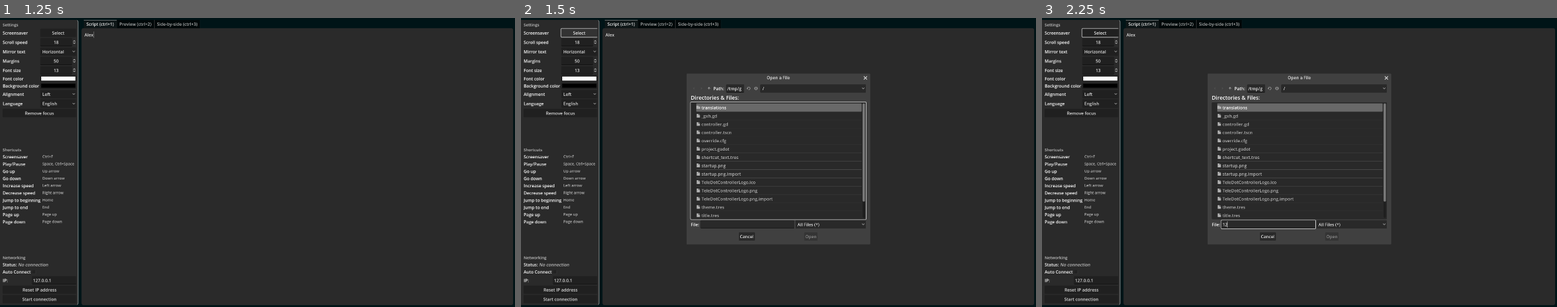
Above: before the commit, frames 1-3 (left to right).
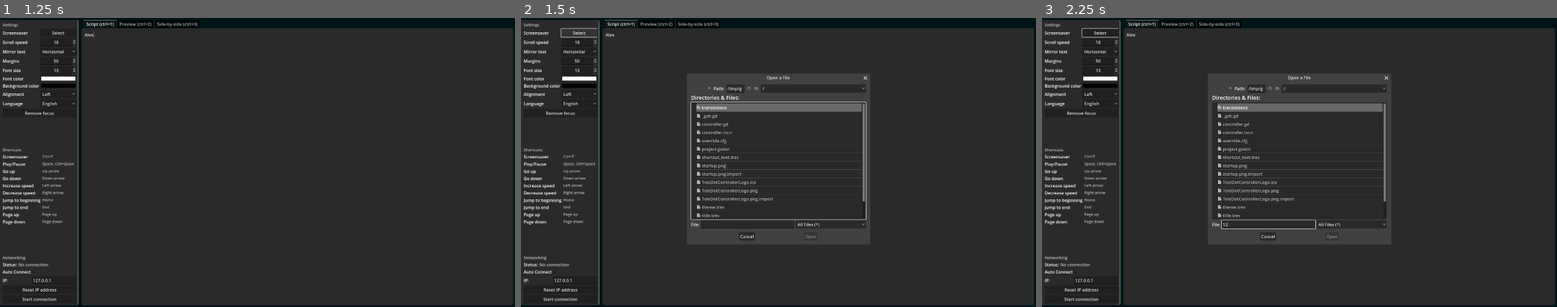
Above: after the commit, the same moments.

Repository: VoylinsGamedevJourney/teledot
Game: Godot game, scene res://controller.tscn
Same seed, same stepped clock (60 frames per second), same inputs: the game is played once before the commit and once after it.
Inputs (mouse positions are in pixels of both pictures, inside the frame that each line leads up to):
- Up to frame 1 (1.25 s): click (298, 165) at 0.52 s; type "Alex" at 0.6 s
- Up to frame 2 (1.5 s): click "Select" at 1.25 s
- Up to frame 3 (2.25 s): click (1268, 223) at 2.02 s; type "12" at 2.1 s

Frame 1 is identical in both runs. In frame 2, 0.8% of the frame differs, in the area x 32-49%, y 23-77%; in frame 3, 0.7%.

Commit message:
Version 1.7.1 Screen saver fix

Diff:
--- a/src_controller/controller.tscn
+++ b/src_controller/controller.tscn
@@ -22,12 +22,10 @@
 [sub_resource type="StyleBoxFlat" id="StyleBoxFlat_v3pw2"]
 bg_color = Color(0.294118, 0.294118, 0.294118, 1)
 
-[sub_resource type="Gradient" id="Gradient_m5bjm"]
-offsets = PackedFloat32Array(0)
-colors = PackedColorArray(0, 0, 0, 1)
-
-[sub_resource type="GradientTexture1D" id="GradientTexture1D_d0ttv"]
-gradient = SubResource("Gradient_m5bjm")
+[sub_resource type="Gradient" id="Gradient_hdcrr"]
+
+[sub_resource type="GradientTexture2D" id="GradientTexture2D_gy55t"]
+gradient = SubResource("Gradient_hdcrr")
 
 [node name="Controller" type="ColorRect"]
 anchors_preset = 15
@@ -38,7 +36,6 @@
 theme = ExtResource("1_2beuo")
 color = Color(0, 0.0784314, 0.0901961, 1)
 script = ExtResource("1_51ox2")
-metadata/_edit_vertical_guides_ = [841.0]
 
 [node name="MarginContainer" type="MarginContainer" parent="."]
 layout_mode = 1
@@ -476,7 +473,6 @@
 fit_content = true
 
 [node name="Screensaver" type="Button" parent="."]
-visible = false
 layout_mode = 1
 anchors_preset = 15
 anchor_right = 1.0
@@ -491,9 +487,12 @@
 anchor_bottom = 1.0
 grow_horizontal = 2
 grow_vertical = 2
-texture = SubResource("GradientTexture1D_d0ttv")
+texture = SubResource("GradientTexture2D_gy55t")
+expand_mode = 1
+stretch_mode = 6
 
 [node name="FileDialog" type="FileDialog" parent="Screensaver/ScreensaverTexture"]
+size = Vector2i(392, 162)
 
 [connection signal="meta_clicked" from="MarginContainer/MainHSplit/LeftPanel/ScrollContainer/VBox/UpdateAvailableLabel" to="." method="_on_update_available_label_meta_clicked"]
 [connection signal="pressed" from="MarginContainer/MainHSplit/LeftPanel/ScrollContainer/VBox/SettingsGrid/ScreenSaverButton" to="." method="_on_screen_saver_button_pressed"]
--- a/src_controller/version.json
+++ b/src_controller/version.json
@@ -2,12 +2,12 @@
 	"latest_stable": {
 		"major": 1,
 		"minor": 7,
-		"patch": 0
+		"patch": 1
 	},
 	"current": {
 		"major": 1,
 		"minor": 7,
-		"patch": 0,
+		"patch": 1,
 		"tag": "-dev"
 	}
 }
Not shown: 1 places in src_controller/controller.tscn that only renumber resources
